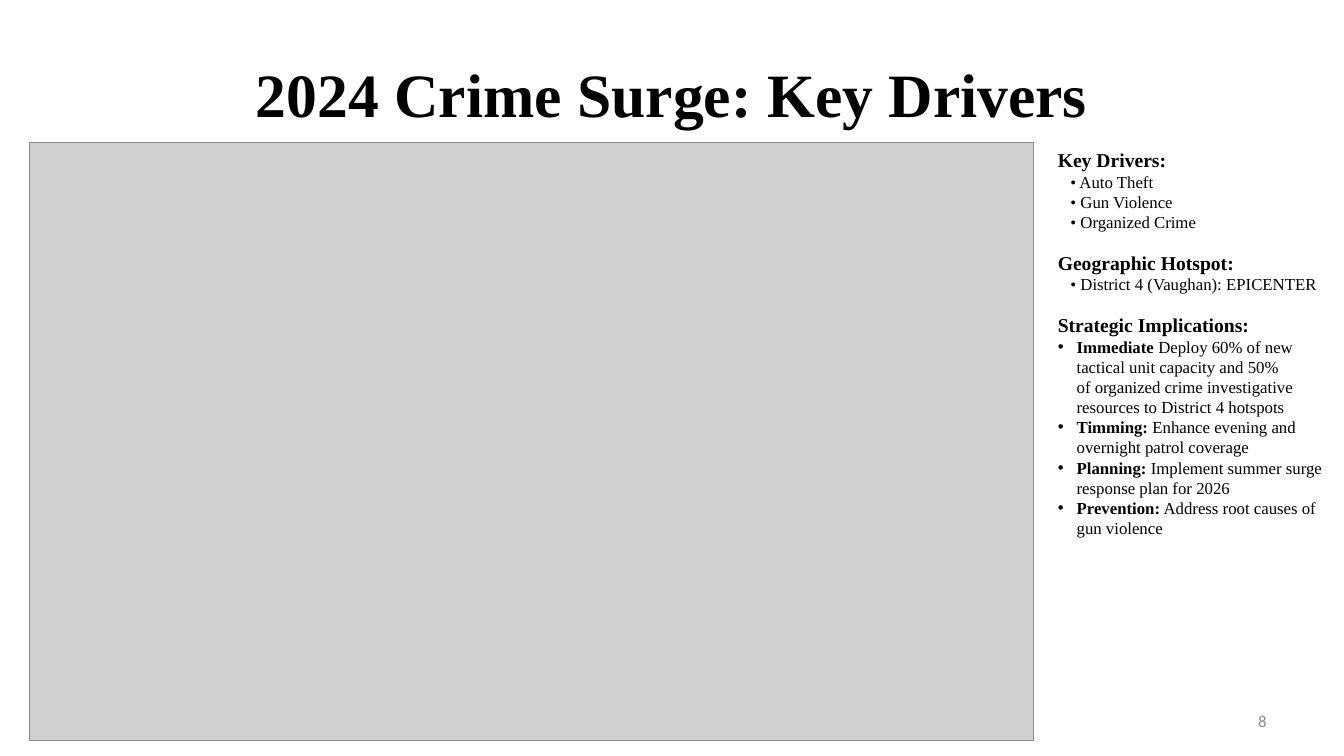
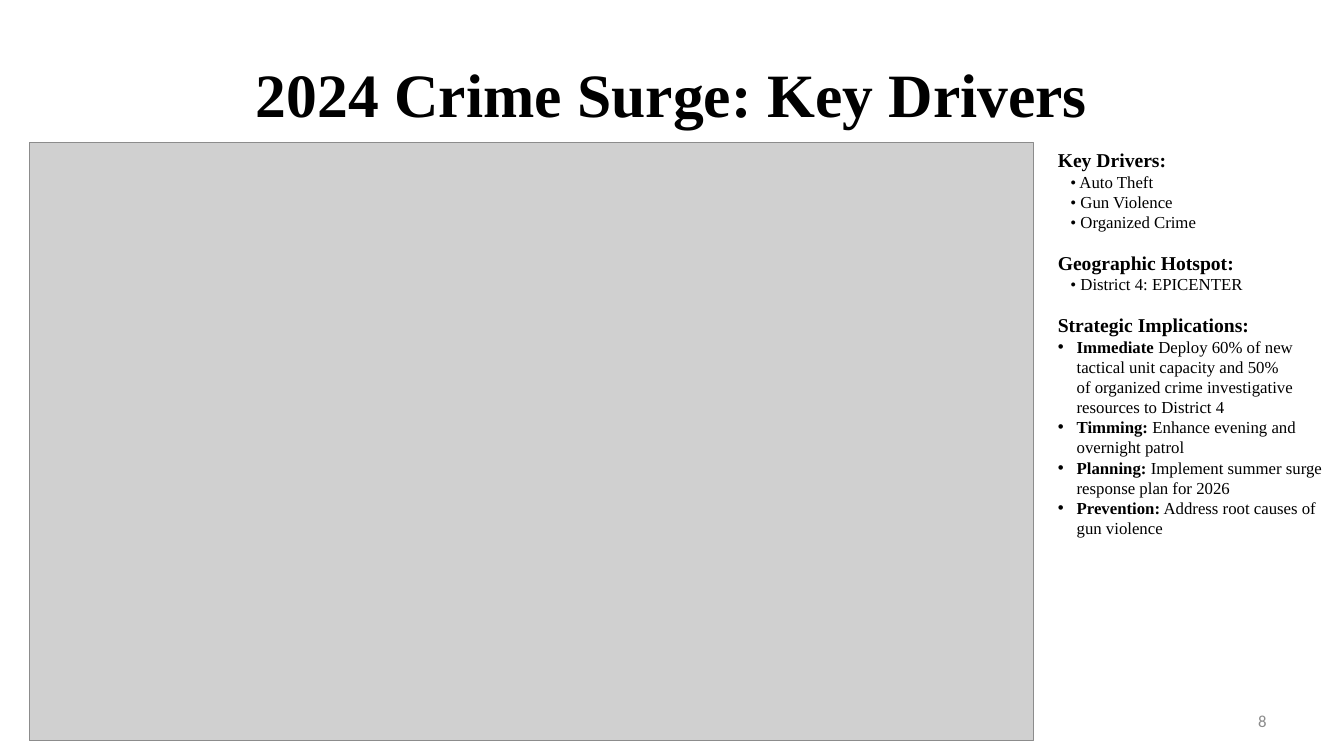
Before and after one commit to fuxima/YRP, a slide deck: slide 8 of YorkRegionCrimeAnalysis_presentation.pptx. Drawn at 1344x756 pixels with LibreOffice and Linux fonts; fonts in the diff are those of the drawing; grey boxes stand for pictures; background and template pictures are left out. Boxes give left, top, right and bottom in pixels: in the first picture for what was removed or moved away, otherwise in the second. Text is boxed around its words. In the diff, an @@ line names an element or a change of style, - is before the commit and + after.

```diff
--- a/YorkRegionCrimeAnalysis_presentation.pptx
+++ b/YorkRegionCrimeAnalysis_presentation.pptx
@@ text at bbox=[1080, 279, 1242, 290]: text changed @@
-• District 4 (Vaughan): EPICENTER
+• District 4: EPICENTER
@@ text at bbox=[1077, 341, 1296, 457]: text changed @@
-• Immediate Deploy 60% of new tactical unit capacity and 50% of organized crime investigative resources to District 4 hotspots
-• Timming: Enhance evening and overnight patrol coverage
+• Immediate Deploy 60% of new tactical unit capacity and 50% of organized crime investigative resources to District 4
+• Timming: Enhance evening and overnight patrol
```
Also in this commit, not shown: 26 other slides changed.
